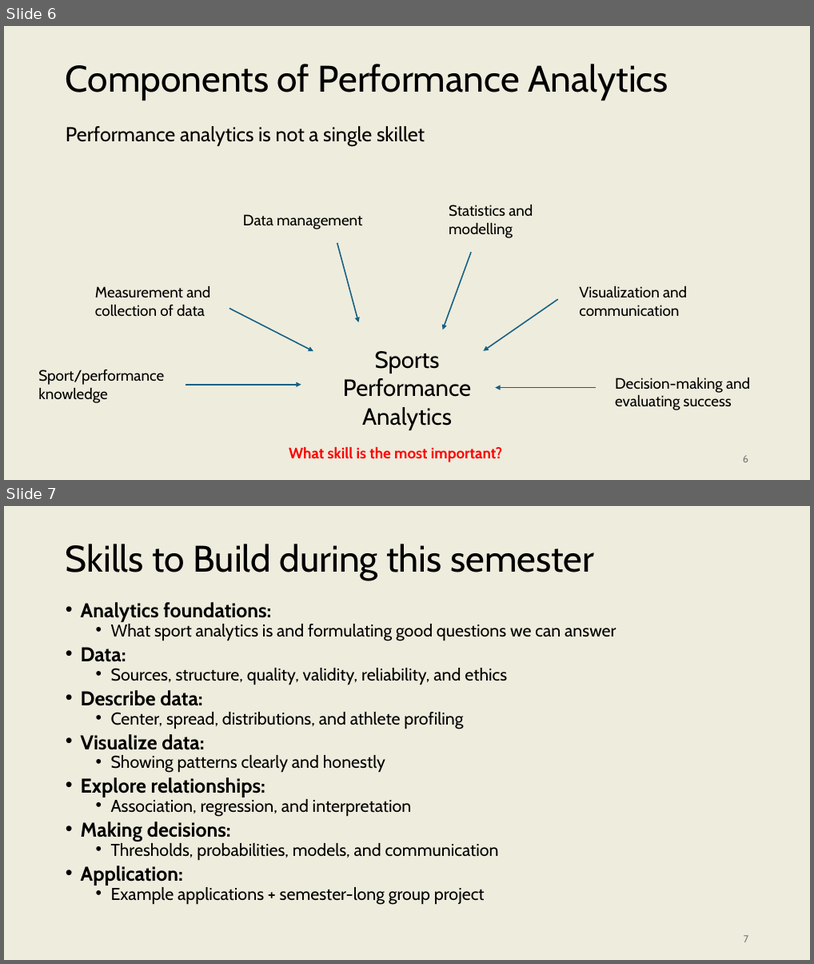
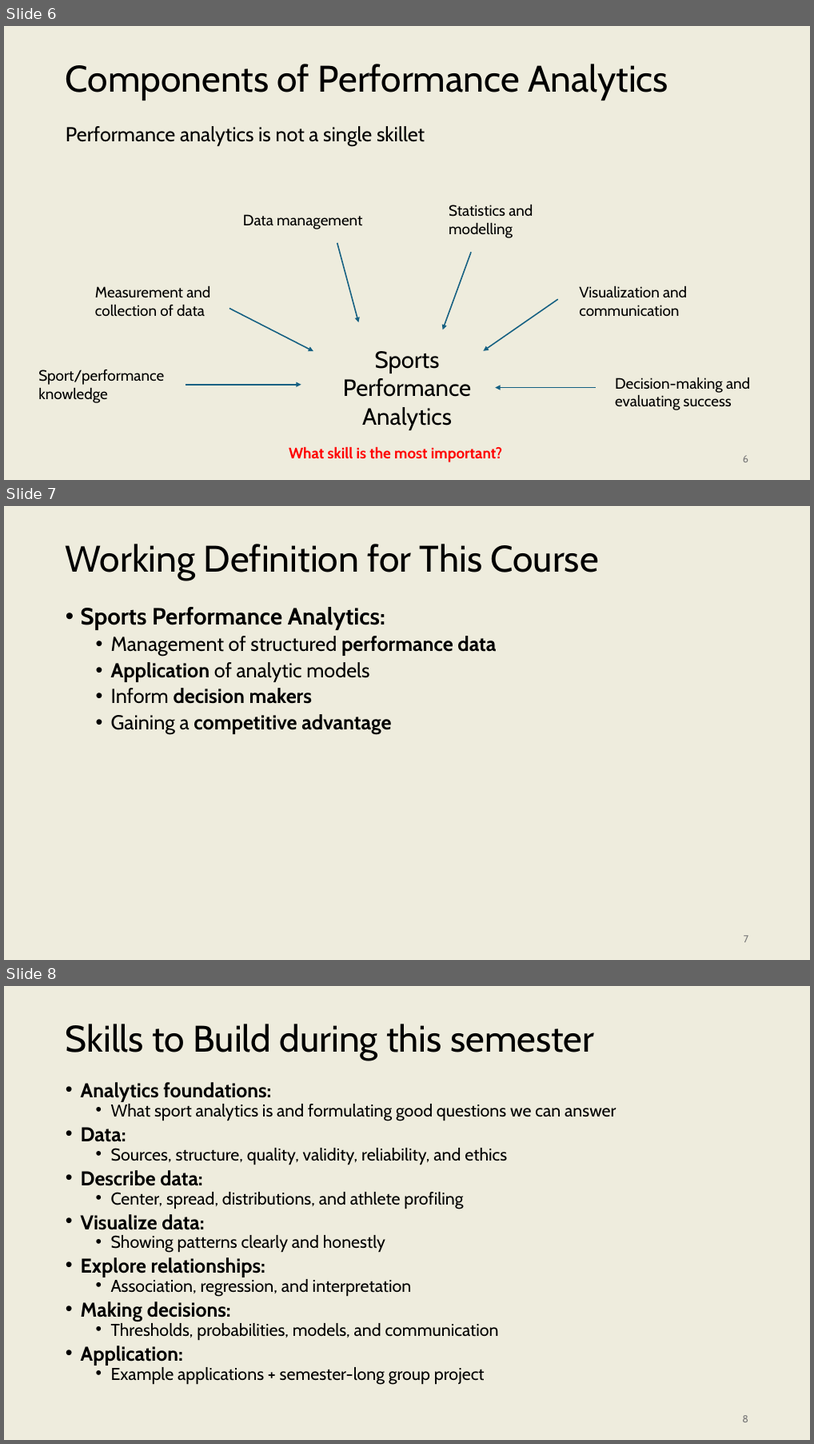
Before and after one commit to onishisaryu/HES-3000-Sports-Data-Analytics, a slide deck: pptx/Lecture0.pptx. Shown one above the other, each under a label of ours: slides 6 and 7 before the commit, slides 6, 7 and 8 after it. The pictures are 814x964 and 814x1444 pixels, drawn with LibreOffice and Linux fonts; fonts in the diff are those of the drawing. Boxes give left, top, right and bottom in pixels: in the first picture for what was removed or moved away, otherwise in the second. Text is boxed around its words. In the diff, an @@ line names an element or a change of style, - is before the commit and + after.

```diff
--- a/pptx/Lecture0.pptx
+++ b/pptx/Lecture0.pptx
@@ slide 7 added at bbox=[4, 506, 810, 960], background #EEECDD @@
@@ title added at bbox=[66, 544, 599, 580], 44 pt, text #000000 @@
+Working Definition for This Course
@@ text added at bbox=[81, 607, 496, 734], 24 pt, text #000000, bold @@
+• Sports Performance Analytics:
+  • Management of structured performance data
+  • Application of analytic models
+  • Inform decision makers
+  • Gaining a competitive advantage
@@ page number added at bbox=[744, 935, 749, 942], 12 pt, text #797979 @@
+7
@@ what was slide 7 is now slide 8 @@
@@ page number at bbox=[742, 1415, 749, 1422]: text changed @@
-7
+8
```
Also in this commit, not shown: 3 slides changed, 2 other files.
